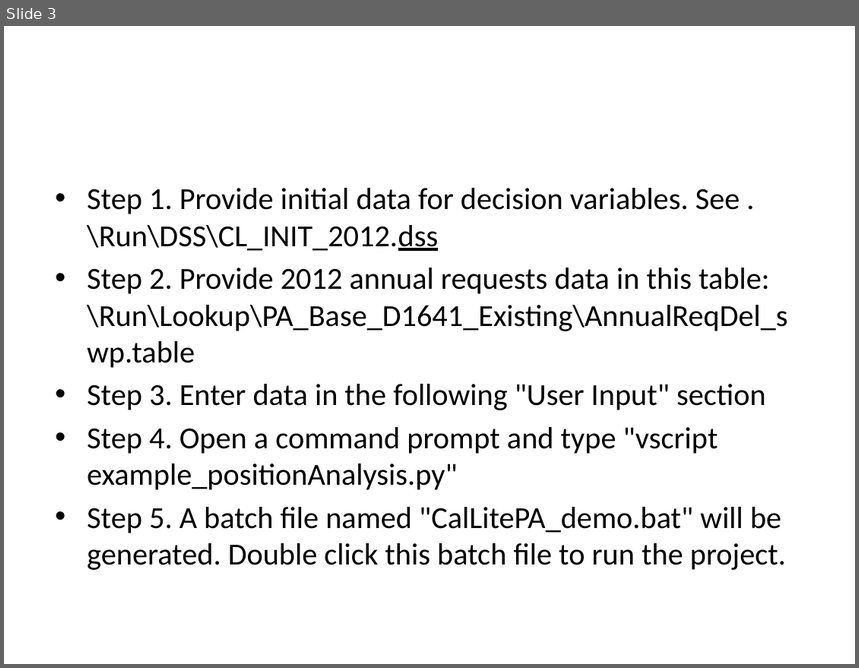
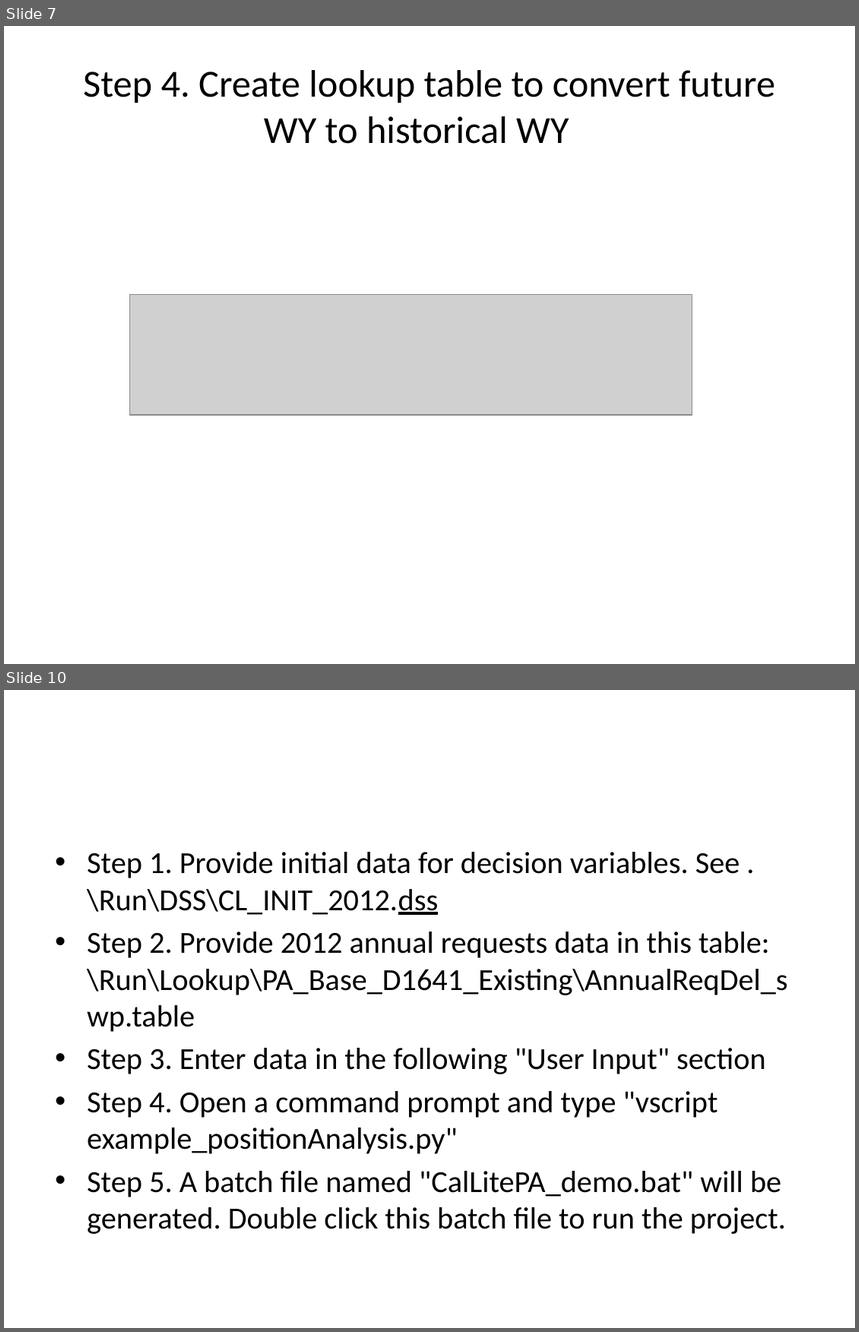
Before and after one commit to CentralValleyModeling/wrims, a slide deck: wrims2_vscript/doc/Position Analysis with CalLite.pptx. Shown one above the other, each under a label of ours: slide 3 before the commit, slides 7 and 10 after it; the slides between them are not shown. The pictures are 859x668 and 859x1332 pixels, drawn with LibreOffice and Linux fonts; fonts in the diff are those of the drawing; grey boxes stand for pictures. Boxes give left, top, right and bottom in pixels: in the first picture for what was removed or moved away, otherwise in the second. Text is boxed around its words. In the diff, an @@ line names an element or a change of style, - is before the commit and + after.

```diff
--- a/wrims2_vscript/doc/Position Analysis with CalLite.pptx
+++ b/wrims2_vscript/doc/Position Analysis with CalLite.pptx
@@ slide 7 added at (4, 26, 855, 664), background #FFFFFF @@
@@ title added at (83, 70, 775, 144), 32.4 pt, text #000000 @@
+Step 4. Create lookup table to convert future WY to historical WY
@@ picture added at (130, 295, 692, 416) @@
@@ what was slide 3 is now slide 10 @@
```
Also in this commit, not shown: 2 slides changed, 9 other slides added.
